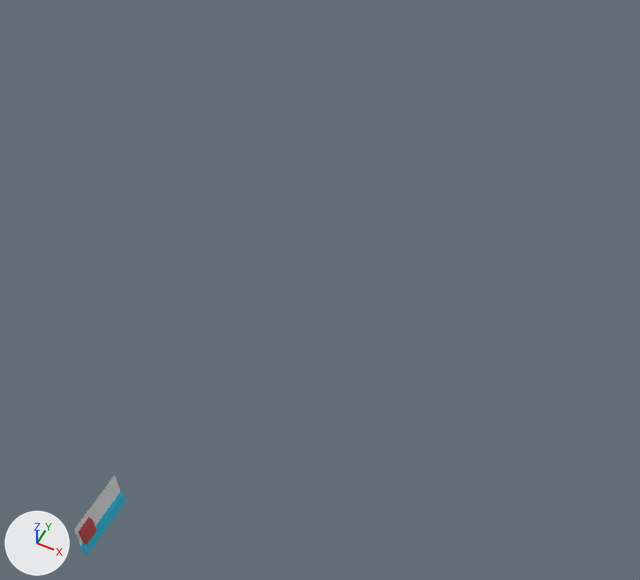
The Blender file Project/Stage1/Blender/prototype.blend, before and after one commit.
Rendered twice from a 50 mm camera at (26.0, -19.0, 54.6) aimed at (3.4, 26.3, -2.0). Every picture has the same lights, and +X, +Y and +Z are marked at lower left.
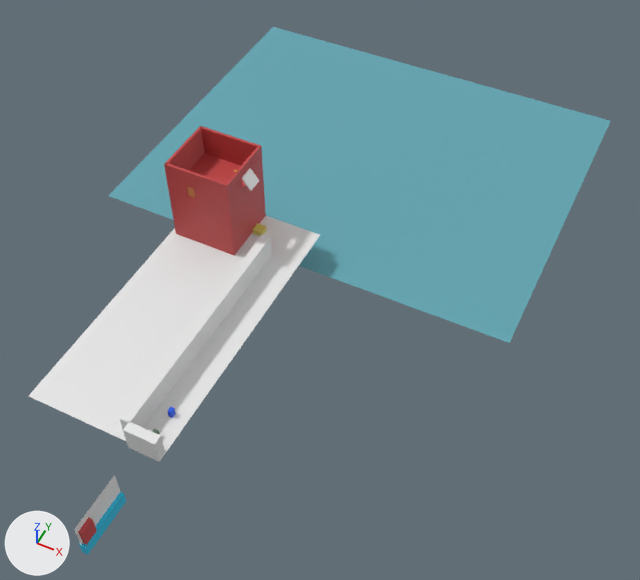
Pixel boxes [x1, y1, x2, y2] of what changed, in the pictures (640 x 580 px):
'Water.001', added (cyan)
    after: [108, 27, 610, 343]
'Ground', added
    after: [29, 216, 320, 456]
'Wall.001', added
    after: [120, 234, 272, 429]
'MainBuilding', added
    after: [169, 153, 266, 255]
'MainBuilding.002', added (red)
    after: [201, 126, 263, 172]
'Wall', added
    after: [123, 421, 165, 462]
'MainBuilding.007', added
    after: [192, 172, 231, 212]
'MainBuilding.001', added (red)
    after: [164, 126, 204, 190]
'MainBuilding.008', added (red)
    after: [165, 163, 188, 197]
'MainBuilding.004', added
    after: [226, 147, 260, 192]
'Window', added
    after: [241, 168, 259, 191]
'MainBuilding.005', added
    after: [231, 167, 262, 209]
'MainBuilding.003', added
    after: [229, 179, 242, 203]
'MainBuilding.009', added
    after: [184, 169, 195, 189]
'Crate', added
    after: [252, 223, 267, 236]
'MainBuilding.006', added
    after: [250, 155, 261, 174]
'Player', added
    after: [168, 407, 176, 418]
'Door', added
    after: [187, 187, 195, 198]

Diff of the bpy script that builds the scene:
```diff
--- a/Project/Stage1/Blender/prototype.blend.py
+++ b/Project/Stage1/Blender/prototype.blend.py
@@ me_plane_003 @@
+me_plane_003.from_pydata([(-1.0, -1.0, 0.0), (1.0, -1.0, 0.0), (-1.0, 1.0, 0.0), (1.0, 1.0, 0.0)], [], [(0, 1, 3, 2)])
+me_plane_003.materials.append(mat_water_001)  # cyan #60a5b2
@@ ob_mainbuilding_009 @@
+ob_mainbuilding_009 = bpy.data.objects.new('MainBuilding.009', me_cube_017)  # a box spanning x -1.0..1.0, y -1.0..1.0, z -1.0..1.0; in mat_building_010 (red #c34545)
+ob_mainbuilding_009.location = (-7.7, 25.05, 7.09)
+ob_mainbuilding_009.rotation_euler = (0.0, 0.0, 1.571)  # degrees (0, 0, 90)
+ob_mainbuilding_009.scale = (-0.111, 0.444, 0.804)
@@ ob_mainbuilding_008 @@
+ob_mainbuilding_008 = bpy.data.objects.new('MainBuilding.008', me_cube_016)  # a box spanning x -1.0..1.0, y -1.0..1.0, z -1.0..1.0; in mat_building_009 (red #c34545)
+ob_mainbuilding_008.location = (-9.03, 25.05, 6.51)
+ob_mainbuilding_008.rotation_euler = (0.0, 0.0, 1.571)  # degrees (0, 0, 90)
+ob_mainbuilding_008.scale = (-0.111, 0.897, 1.39)
@@ ob_door @@
+ob_door = bpy.data.objects.new('Door', me_cube_015)  # a box spanning x -1.0..1.0, y -1.0..1.0, z -1.0..1.0; in mat_door (orange #d48648)
+ob_door.location = (-7.71, 25.14, 5.74)
+ob_door.rotation_euler = (0.0, 0.0, 1.571)  # degrees (0, 0, 90)
+ob_door.scale = (0.085, 0.434, 0.581)
@@ ob_water_001 @@
+ob_water_001 = bpy.data.objects.new('Water.001', me_plane_003)
+ob_water_001.location = (-0.55, 45.48, -3.06)
+ob_water_001.scale = (20.2, 16.6, 1.0)
@@ ob_mainbuilding_007 @@
+ob_mainbuilding_007 = bpy.data.objects.new('MainBuilding.007', me_cube_014)  # a box spanning x -1.0..1.0, y -1.0..1.0, z -1.0..1.0; in mat_building_008 (red #c34545)
+ob_mainbuilding_007.location = (-5.74, 25.05, 6.51)
+ob_mainbuilding_007.rotation_euler = (0.0, 0.0, 1.571)  # degrees (0, 0, 90)
+ob_mainbuilding_007.scale = (-0.111, 1.63, 1.39)
@@ ob_mainbuilding_006 @@
+ob_mainbuilding_006 = bpy.data.objects.new('MainBuilding.006', me_cube_013)  # a box spanning x -1.0..1.0, y -1.0..1.0, z -1.0..1.0; in mat_building_007 (red #c34545)
+ob_mainbuilding_006.location = (-4.23, 29.37, 6.49)
+ob_mainbuilding_006.scale = (-0.111, 0.972, 0.595)
@@ ob_mainbuilding_005 @@
+ob_mainbuilding_005 = bpy.data.objects.new('MainBuilding.005', me_cube_012)  # a box spanning x -1.0..1.0, y -1.0..1.0, z -1.0..1.0; in mat_building_006 (red #c34545)
+ob_mainbuilding_005.location = (-4.23, 27.71, 5.5)
+ob_mainbuilding_005.scale = (-0.111, 2.77, 0.393)
@@ ob_mainbuilding_004 @@
+ob_mainbuilding_004 = bpy.data.objects.new('MainBuilding.004', me_cube_011)  # a box spanning x -1.0..1.0, y -1.0..1.0, z -1.0..1.0; in mat_building_005 (red #c34545)
+ob_mainbuilding_004.location = (-4.23, 27.71, 7.45)
+ob_mainbuilding_004.scale = (-0.111, 2.77, 0.439)
@@ ob_mainbuilding_003 @@
+ob_mainbuilding_003 = bpy.data.objects.new('MainBuilding.003', me_cube_010)  # a box spanning x -1.0..1.0, y -1.0..1.0, z -1.0..1.0; in mat_building_004 (red #c34545)
+ob_mainbuilding_003.location = (-4.23, 26.1, 6.49)
+ob_mainbuilding_003.scale = (-0.111, 0.972, 0.595)
@@ ob_mainbuilding_002 @@
+ob_mainbuilding_002 = bpy.data.objects.new('MainBuilding.002', me_cube_009)  # a box spanning x -1.0..1.0, y -1.0..1.0, z -1.0..1.0; in mat_building_003 (red #c34545)
+ob_mainbuilding_002.location = (-7.03, 30.38, 6.51)
+ob_mainbuilding_002.rotation_euler = (0.0, 0.0, 1.571)  # degrees (0, 0, 90)
+ob_mainbuilding_002.scale = (-0.111, 2.91, 1.39)
@@ ob_mainbuilding_001 @@
+ob_mainbuilding_001 = bpy.data.objects.new('MainBuilding.001', me_cube_008)  # a box spanning x -1.0..1.0, y -1.0..1.0, z -1.0..1.0; in mat_building_002 (red #c34545)
+ob_mainbuilding_001.location = (-9.9, 27.71, 6.51)
+ob_mainbuilding_001.scale = (-0.111, 2.77, 1.39)
@@ ob_window @@
+ob_window = bpy.data.objects.new('Window', me_cube_007)  # a box spanning x -1.0..1.0, y -1.0..1.0, z -1.0..1.0; in mat_window (white #ffffff)
+ob_window.location = (-3.68, 27.73, 6.56)
+ob_window.rotation_euler = (0.0, -0.608, 0.0)  # degrees (0, -35, 0)
+ob_window.scale = (0.085, 0.667, 0.667)
@@ ob_crate @@
+ob_crate = bpy.data.objects.new('Crate', me_cube_006)  # a box spanning x -1.0..1.0, y -1.0..1.0, z -1.0..1.0; in mat_crate (yellow #d7ca63)
+ob_crate.location = (-3.57, 28.41, 0.24)
+ob_crate.scale = (0.446, 0.438, 0.264)
@@ ob_mainbuilding @@
+ob_mainbuilding = bpy.data.objects.new('MainBuilding', me_cube_005)  # a box spanning x -1.0..1.0, y -1.0..1.0, z -1.0..1.0; in mat_building (red #c34547)
+ob_mainbuilding.location = (-7.06, 27.71, 2.58)
+ob_mainbuilding.scale = (2.94, 2.77, 2.58)
@@ ob_wall_001 @@
+ob_wall_001 = bpy.data.objects.new('Wall.001', me_cube_004)  # a box spanning x -1.0..1.0, y -1.0..1.0, z -1.0..1.0
+ob_wall_001.location = (-1.65, 16.1, 1.1)
+ob_wall_001.rotation_euler = (0.0, 0.0, -1.571)  # degrees (0, 0, -90)
+ob_wall_001.scale = (10.3, 0.413, 1.13)
@@ ob_wall @@
+ob_wall = bpy.data.objects.new('Wall', me_cube_003)  # a box spanning x -1.0..1.0, y -1.0..1.0, z -1.0..1.0
+ob_wall.location = (0.0, 5.55, 1.1)
+ob_wall.scale = (1.31, 0.397, 1.13)
@@ ob_player @@
+ob_player = bpy.data.objects.new('Player', me_cube)  # a box spanning x -1.0..1.0, y -1.0..1.0, z -1.0..1.0; in mat_player (blue #1254e8)
+ob_player.location = (0.0, 8.87, 0.35)
+ob_player.rotation_euler = (0.0, 0.0, -1.571)  # degrees (0, 0, -90)
+ob_player.scale = (0.212, 0.17, 0.343)
@@ ob_ground @@
+ob_ground = bpy.data.objects.new('Ground', me_plane.copy())  # the mesh of ob_plane
+ob_ground.location = (-4.58, 17.98, 0.0)
+ob_ground.scale = (5.92, 12.5, 1.0)
```
